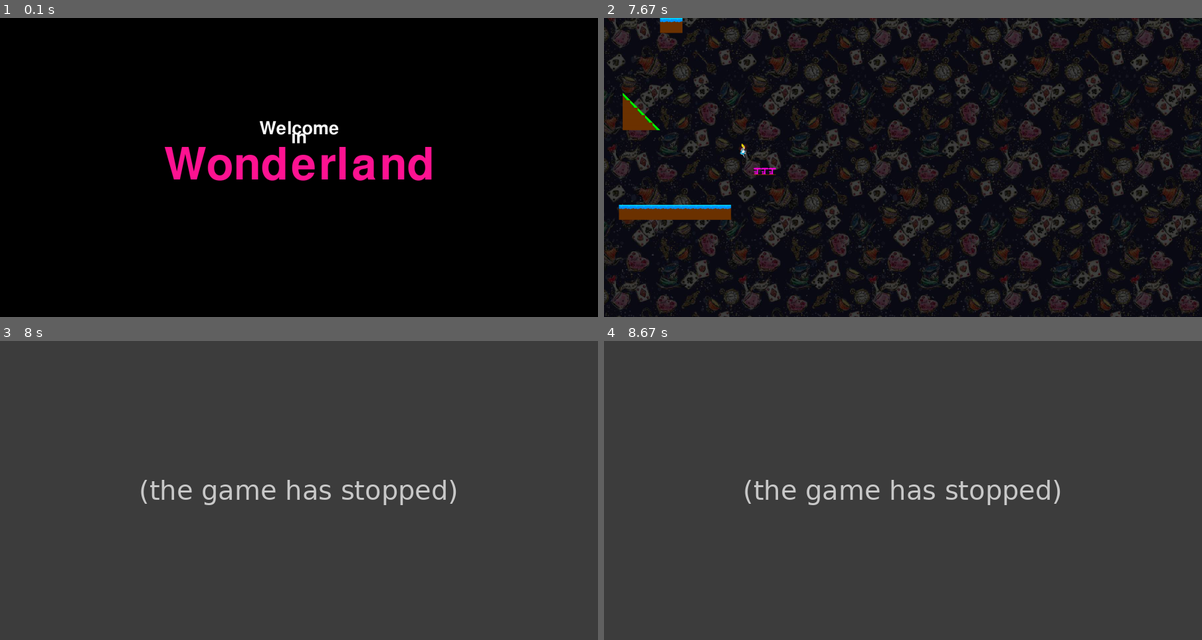
Above: before the commit, frames 1-4 (two rows, left to right).
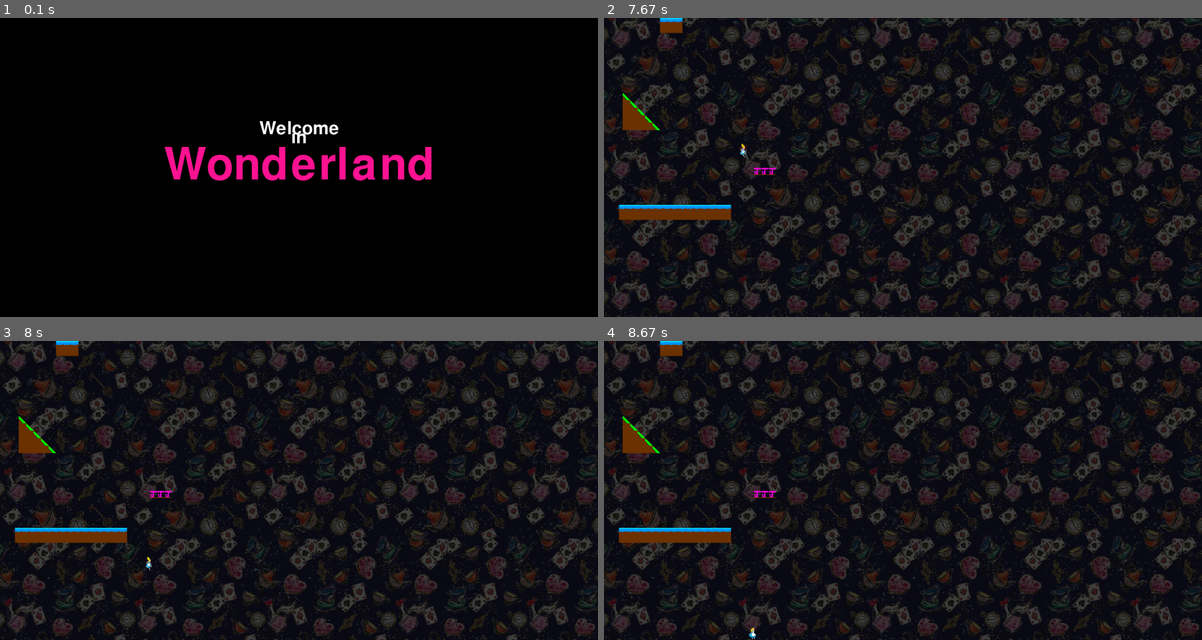
Above: after the commit, the same moments.

Repository: bouleaulama30/platformer_pygame
Game: pygame game, started from platformer_main.py
The game is run twice, just before and just after one commit, with the same random seed, the same clock (stepped at 60 frames per second) and the same inputs.
Inputs (mouse positions are in pixels of both pictures, inside the frame that each line leads up to):
- Up to frame 1 (0.1 s): no input
- Up to frame 2 (7.67 s): tap Enter at 0.33 s; click (831, 191) at 0.72 s; hold Up 1-1.47 s; move the mouse to (801, 236) at 1.03 s; hold Right 1.5-2.13 s; hold Left 2.17-2.63 s; hold Right 2.67-3.13 s; hold Up 3.17-3.47 s; hold Right 3.5-3.97 s; hold Left 4-4.53 s; hold Up 5-5.37 s; hold Right 5.4-6.03 s; hold Left 6.07-6.53 s; hold Right 6.57-7.03 s; hold Up 7.07-7.37 s; hold Right from 7.4 s (still down)
- Up to frame 3 (8 s): release Right at 7.87 s
- Up to frame 4 (8.67 s): no input

Frames 1-2 are identical in both runs. In frame 3, 87% of the frame differs, in the area x 0-100%, y 0-100%; in frame 4, 87%.
Error before the commit: NameError: name 'depx' is not defined (player.py line 100); the game stopped at 7.75 s (later frames are placeholders)

Commit message:
MAJ 2 de player accordingly to main

Diff:
--- a/player.py
+++ b/player.py
@@ -97,7 +97,7 @@
         self.collisionPrecedente = self.coll
         self.coll = self.is_colliding(t_blocks)
         if self.coll[0]:
-            self.posx-=depx
+            self.posx-= self.velx*dt
             if self.coll[3] != "rect" :
                 if self.coll[3] == "NO" :
                     self.posy += abs(self.vely)*dt
